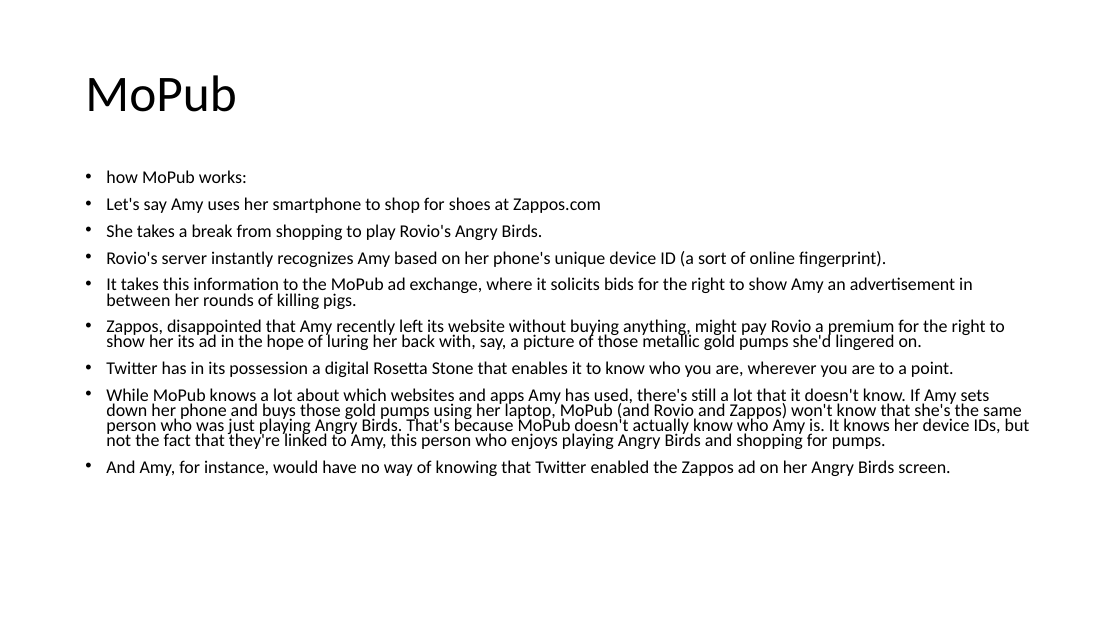
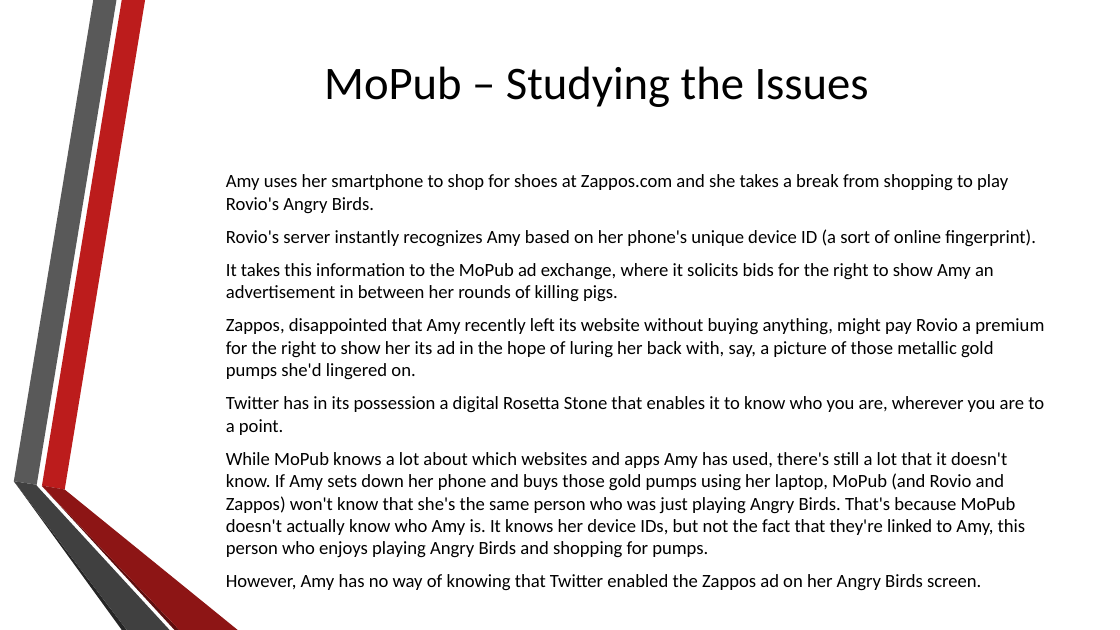
Before and after one commit to deniseygrace/COT-4935-Group-7-Project, a slide deck: slide 28 of Twitter Powerpoint_02_04_05.pptx (slide 20 before the commit). Drawn at 1120x630 pixels with LibreOffice and Linux fonts; fonts in the diff are those of the drawing; background and template pictures are left out. Boxes give left, top, right and bottom in pixels: in the first picture for what was removed or moved away, otherwise in the second. Text is boxed around its words. In the diff, an @@ line names an element or a change of style, - is before the commit and + after.

```diff
--- a/Twitter Powerpoint_02_04_05.pptx
+++ b/Twitter Powerpoint_02_04_05.pptx
@@ title at bbox=[324, 66, 869, 107]: text changed; size 44 to 40 pt @@
-MoPub
+MoPub – Studying the Issues
@@ text "Amy uses her smartphone to ...": place and size @@
-text "Amy uses her smartphone to ..." at bbox=[106, 170, 1030, 476]
+text "Amy uses her smartphone to ..." at bbox=[226, 174, 1044, 591]
@@ text "Amy uses her smartphone to ..." at bbox=[226, 174, 1044, 591]: vertical alignment top to middle @@
@@ text at bbox=[226, 174, 1008, 213]: text changed; size 15.4 to 16 pt @@
-• how MoPub works:
-• Let's say Amy uses her smartphone to shop for shoes at Zappos.com
-• She takes a break from shopping to play Rovio's Angry Birds.
+Amy uses her smartphone to shop for shoes at Zappos.com and she takes a break from shopping to play Rovio's Angry Birds.
@@ text at bbox=[226, 229, 1044, 558]: size 15.4 to 16 pt in "Rovio's server instantly recognizes Amy based on ...", "It takes this information to the MoPub ...", "Zappos, disappointed that Amy recently left its ...", "Twitter has in its possession a digital ..." and 1 more places; bullet • to none; line spacing 0.7 to 1 @@
@@ group added at bbox=[13, 0, 238, 630]: 6 freeform shapes @@
@@ text at bbox=[226, 574, 981, 591]: text changed; size 15.4 to 16 pt @@
-• And Amy, for instance, would have no way of knowing that Twitter enabled the Zappos ad on her Angry Birds screen.
+However, Amy has no way of knowing that Twitter enabled the Zappos ad on her Angry Birds screen.
```
Also in this commit, not shown: 21 other slides changed, 11 slides added, 2 slides removed, 4 other files.
